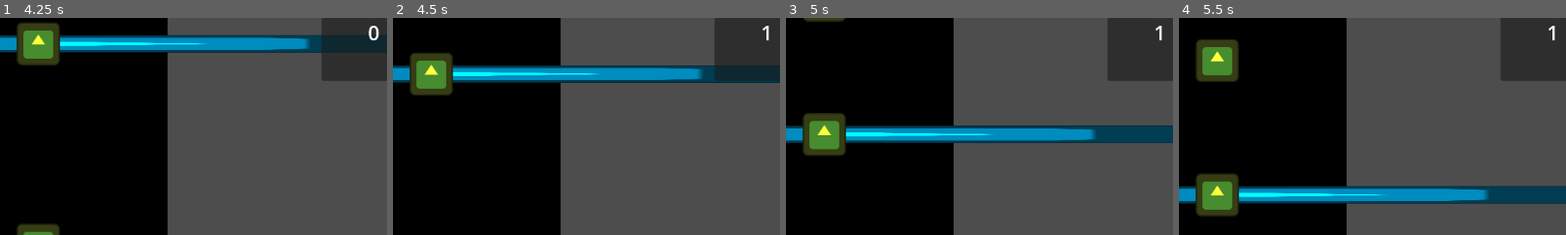
Above: before the commit, frames 1-4 (left to right).
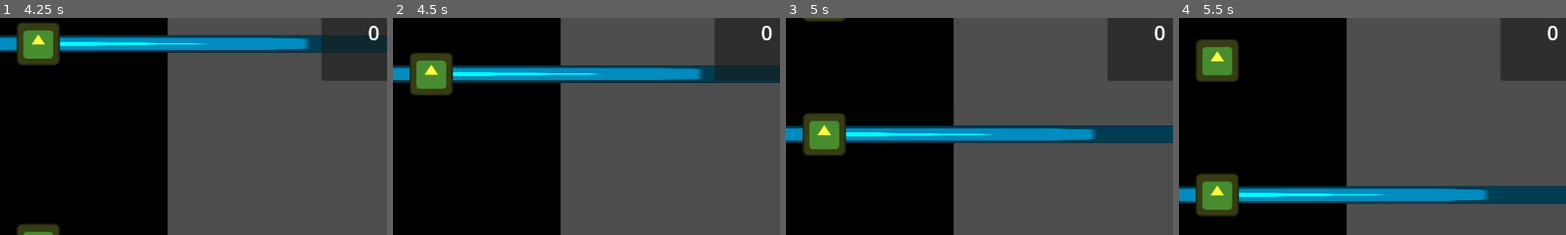
Above: after the commit, the same moments.

Repository: milnej/EscapeFromFrog
Game: Godot game, scene res://game.tscn
Same seed, same stepped clock (60 frames per second), same inputs: the game is played once before the commit and once after it. The engine's default icon, where the game draws it, is replaced by a stand-in: a white triangle on a blue panel in a dark square.
Inputs:
- Up to frame 1 (4.25 s): hold L (note_right) 0.53-1.28 s; tap D (beetle_bottom, bound only after the commit) at 0.6, 1.55, 2.85 s; tap S (beetle_middle, bound only after the commit) at 0.8, 1.35, 2.3, 3.6 s; hold A (note_left) 1.28-2.03 s; hold Space (note_middle) 2.03-2.78 s; hold L (note_right) 2.03-3.53 s; hold A (note_left) from 3.53 s (still down)
- Up to frame 2 (4.5 s): keep holding A (note_left); tap D (beetle_bottom, bound only after the commit) at 4.35 s
- Up to frame 3 (5 s): keep holding A (note_left)
- Up to frame 4 (5.5 s): keep holding A (note_left); tap S (beetle_middle, bound only after the commit) at 5.1 s
The pictures show only the part of the screen within x 45-95%, y 8-58%; the shares and areas given below are measured in that part.

Frame 1 is identical in both runs. In frame 2, 0.1% of the frame differs, in the area x 95-98%, y 3-11%; in frame 3, 0.1%; in frame 4, 0.1%.

Commit message:
Add new scene with beetle and some schmovement

Diff:
--- a/Manager.gd
+++ b/Manager.gd
@@ -7,7 +7,9 @@
 var _score := 0
 
 func _ready() -> void:
-	SignalBus.connect("note_collected", _add_score)
+	pass
+	# Commented for now since new scene breaks
+	#SignalBus.connect("note_collected", _add_score)
 
 func _process(delta: float) -> void:
 	_run_time += delta
--- /dev/null
+++ b/Scene/Beetle.gd
@@ -0,0 +1,55 @@
+extends Node2D
+
+var top_position : Vector2
+var middle_position : Vector2
+var bottom_position : Vector2
+var is_attacking : bool
+var curr_attack_length : float
+const max_attack_length := 0.25 # How long an attack can be held down before resetting
+
+enum ROW  {TOP, MIDDLE, BOTTOM}
+var row := ROW.TOP
+
+@onready var camera_2d = $"../Camera2D"
+
+# Called when the node enters the scene tree for the first time.
+func _ready():
+	var cam_center = camera_2d.get_screen_center_position()
+	var horizontal_position = cam_center.x - get_viewport().size.x/4
+	var vertical_position_increments = get_viewport().size.y/3
+	top_position = Vector2(horizontal_position, cam_center.y - vertical_position_increments)
+	middle_position = Vector2(horizontal_position, cam_center.y)
+	bottom_position = Vector2(horizontal_position, cam_center.y + vertical_position_increments)
+
+
+
+# Called every frame. 'delta' is the elapsed time since the previous frame.
+func _process(delta):
+	if (curr_attack_length > max_attack_length):
+		is_attacking = false
+	if (is_attacking):
+		curr_attack_length += delta
+		$HurtBox.scale = Vector2(0.8, 0.8)
+	else:
+		$HurtBox.scale = Vector2(1.0, 1.0)
+	if Input.is_action_just_pressed("beetle_top"):
+		row = ROW.TOP
+	elif Input.is_action_just_pressed("beetle_middle"):
+		row = ROW.MIDDLE
+	elif Input.is_action_just_pressed("beetle_bottom"):
+		row = ROW.BOTTOM
+	elif (Input.is_action_just_pressed("beetle_attack") and not is_attacking):
+		is_attacking = true
+		curr_attack_length = 0.0
+	elif Input.is_action_just_released("beetle_attack"):
+		is_attacking = false
+
+	match row:
+		ROW.TOP:
+			position = top_position
+		ROW.MIDDLE:
+			position = middle_position
+		ROW.BOTTOM:
+			position = bottom_position
+		_:
+			pass
--- /dev/null
+++ b/Scene/Top.gd
@@ -0,0 +1,21 @@
+extends Node2D
+
+
+# Called when the node enters the scene tree for the first time.
+func _ready():
+	var viewportWidth = float(get_viewport().size.x)
+	var viewportHeight = float(get_viewport().size.y)
+
+	var vertical_scale = viewportHeight / (3 * $Sprite2D.texture.get_size().y)
+	var horizontal_scale = viewportWidth / $Sprite2D.texture.get_size().x
+
+	print(viewportWidth)
+	print(viewportHeight)
+	# Optional: Center the sprite, required only if the sprite's Offset>Centered checkbox is set
+	$Sprite2D.set_position(Vector2(0, viewportHeight * (1/6) - viewportHeight/3))
+	$Sprite2D.set_scale(Vector2(horizontal_scale, vertical_scale))
+
+
+# Called every frame. 'delta' is the elapsed time since the previous frame.
+func _process(delta):
+	pass
--- /dev/null
+++ b/Scene/guts.tscn
@@ -0,0 +1,88 @@
+[gd_scene load_steps=7 format=3 uid="uid://dm4fl00uijsbt"]
+
+[ext_resource type="Script" path="res://Manager.gd" id="1_muoqn"]
+[ext_resource type="Texture2D" uid="uid://c2agobqvkvly2" path="res://Resources/Sprites/Blue.png" id="2_m43vk"]
+[ext_resource type="Script" path="res://Scene/Beetle.gd" id="2_vfcls"]
+[ext_resource type="Texture2D" uid="uid://bro6wr6ndejh7" path="res://Resources/Background/Yellow.png" id="4_cygtt"]
+
+[sub_resource type="RectangleShape2D" id="RectangleShape2D_bx3a4"]
+size = Vector2(32, 18)
+
+[sub_resource type="CircleShape2D" id="CircleShape2D_fape4"]
+
+[node name="Guts" type="Node2D"]
+
+[node name="Manager" type="Node" parent="."]
+script = ExtResource("1_muoqn")
+metadata/Manager = false
+
+[node name="UI" type="CanvasLayer" parent="."]
+
+[node name="Panel" type="Panel" parent="UI"]
+offset_right = 155.0
+offset_bottom = 144.0
+
+[node name="TimerLabel" type="Label" parent="UI/Panel"]
+unique_name_in_owner = true
+layout_mode = 1
+anchors_preset = 15
+anchor_right = 1.0
+anchor_bottom = 1.0
+grow_horizontal = 2
+grow_vertical = 2
+theme_override_font_sizes/font_size = 30
+text = "TEST
+"
+horizontal_alignment = 1
+vertical_alignment = 1
+
+[node name="Panel2" type="Panel" parent="UI"]
+anchors_preset = 1
+anchor_left = 1.0
+anchor_right = 1.0
+offset_left = -155.0
+offset_bottom = 144.0
+grow_horizontal = 0
+
+[node name="ScoreLabel" type="Label" parent="UI/Panel2"]
+unique_name_in_owner = true
+layout_mode = 1
+anchors_preset = 15
+anchor_right = 1.0
+anchor_bottom = 1.0
+grow_horizontal = 2
+grow_vertical = 2
+theme_override_font_sizes/font_size = 30
+text = "SCORE
+"
+horizontal_alignment = 1
+vertical_alignment = 1
+
+[node name="Camera2D" type="Camera2D" parent="."]
+scale = Vector2(1.54995, 3.13191)
+
+[node name="Beetle" type="Node2D" parent="."]
+scale = Vector2(5, 5)
+script = ExtResource("2_vfcls")
+
+[node name="Sprite2D" type="Sprite2D" parent="Beetle"]
+texture_filter = 1
+texture = ExtResource("2_m43vk")
+
+[node name="HitBox" type="Area2D" parent="Beetle"]
+
+[node name="CollisionShape2D" type="CollisionShape2D" parent="Beetle/HitBox"]
+position = Vector2(0, 1)
+shape = SubResource("RectangleShape2D_bx3a4")
+
+[node name="HurtBox" type="Area2D" parent="Beetle"]
+
+[node name="CollisionShape2D" type="CollisionShape2D" parent="Beetle/HurtBox"]
+position = Vector2(30.4, 0)
+shape = SubResource("CircleShape2D_fape4")
+
+[node name="Sprite2D" type="Sprite2D" parent="Beetle/HurtBox/CollisionShape2D"]
+texture_filter = 1
+position = Vector2(3.09944e-06, 0)
+scale = Vector2(0.2125, 0.23125)
+texture = ExtResource("4_cygtt")
--- /dev/null
+++ b/beetle.tscn
@@ -0,0 +1,36 @@
+[gd_scene load_steps=6 format=3 uid="uid://bnsw6alv42ln3"]
+
+[ext_resource type="Script" path="res://Scene/Beetle.gd" id="1_ioo8f"]
+[ext_resource type="Texture2D" uid="uid://c2agobqvkvly2" path="res://Resources/Sprites/Blue.png" id="2_klk8e"]
+[ext_resource type="Texture2D" uid="uid://bro6wr6ndejh7" path="res://Resources/Background/Yellow.png" id="3_h04vd"]
+
+[sub_resource type="RectangleShape2D" id="RectangleShape2D_bx3a4"]
+size = Vector2(32, 18)
+
+[sub_resource type="CircleShape2D" id="CircleShape2D_fape4"]
+
+[node name="Beetle" type="Node2D"]
+scale = Vector2(5, 5)
+script = ExtResource("1_ioo8f")
+
+[node name="Sprite2D" type="Sprite2D" parent="."]
+texture_filter = 1
+texture = ExtResource("2_klk8e")
+
+[node name="HitBox" type="Area2D" parent="."]
+
+[node name="CollisionShape2D" type="CollisionShape2D" parent="HitBox"]
+position = Vector2(0, 1)
+shape = SubResource("RectangleShape2D_bx3a4")
+
+[node name="HurtBox" type="Area2D" parent="."]
+
+[node name="CollisionShape2D" type="CollisionShape2D" parent="HurtBox"]
+position = Vector2(30.4, 0)
+shape = SubResource("CircleShape2D_fape4")
+
+[node name="Sprite2D" type="Sprite2D" parent="HurtBox/CollisionShape2D"]
+texture_filter = 1
+position = Vector2(3.09944e-06, 0)
+scale = Vector2(0.2125, 0.23125)
+texture = ExtResource("3_h04vd")
--- a/project.godot
+++ b/project.godot
@@ -36,6 +36,26 @@
 "events": [Object(InputEventKey,"resource_local_to_scene":false,"resource_name":"","device":-1,"window_id":0,"alt_pressed":false,"shift_pressed":false,"ctrl_pressed":false,"meta_pressed":false,"pressed":false,"keycode":0,"physical_keycode":65,"key_label":0,"unicode":97,"echo":false,"script":null)
 ]
 }
+beetle_top={
+"deadzone": 0.5,
+"events": [Object(InputEventKey,"resource_local_to_scene":false,"resource_name":"","device":-1,"window_id":0,"alt_pressed":false,"shift_pressed":false,"ctrl_pressed":false,"meta_pressed":false,"pressed":false,"keycode":0,"physical_keycode":65,"key_label":0,"unicode":97,"echo":false,"script":null)
+]
+}
+beetle_middle={
+"deadzone": 0.5,
+"events": [Object(InputEventKey,"resource_local_to_scene":false,"resource_name":"","device":-1,"window_id":0,"alt_pressed":false,"shift_pressed":false,"ctrl_pressed":false,"meta_pressed":false,"pressed":false,"keycode":0,"physical_keycode":83,"key_label":0,"unicode":115,"echo":false,"script":null)
+]
+}
+beetle_bottom={
+"deadzone": 0.5,
+"events": [Object(InputEventKey,"resource_local_to_scene":false,"resource_name":"","device":-1,"window_id":0,"alt_pressed":false,"shift_pressed":false,"ctrl_pressed":false,"meta_pressed":false,"pressed":false,"keycode":0,"physical_keycode":68,"key_label":0,"unicode":100,"echo":false,"script":null)
+]
+}
+beetle_attack={
+"deadzone": 0.5,
+"events": [Object(InputEventKey,"resource_local_to_scene":false,"resource_name":"","device":-1,"window_id":0,"alt_pressed":false,"shift_pressed":false,"ctrl_pressed":false,"meta_pressed":false,"pressed":false,"keycode":0,"physical_keycode":32,"key_label":0,"unicode":32,"echo":false,"script":null)
+]
+}
 
 [rendering]
 
Binary file added: Resources/Background/Blue.png
Not shown, added: Resources/Background/Blue.png.import
Binary file added: Resources/Background/Brown.png
Not shown, added: Resources/Background/Brown.png.import
Binary file added: Resources/Background/Gray.png
Not shown, added: Resources/Background/Gray.png.import
Binary file added: Resources/Background/Green.png
Not shown, added: Resources/Background/Green.png.import
Binary file added: Resources/Background/Pink.png
Not shown, added: Resources/Background/Pink.png.import
Binary file added: Resources/Background/Purple.png
Not shown, added: Resources/Background/Purple.png.import
(and 5 more such lines)
